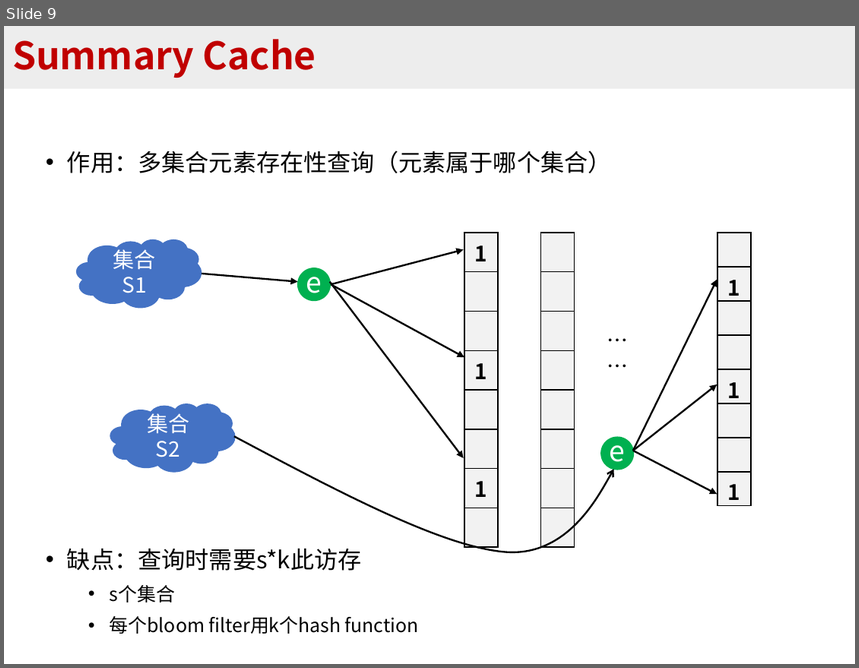
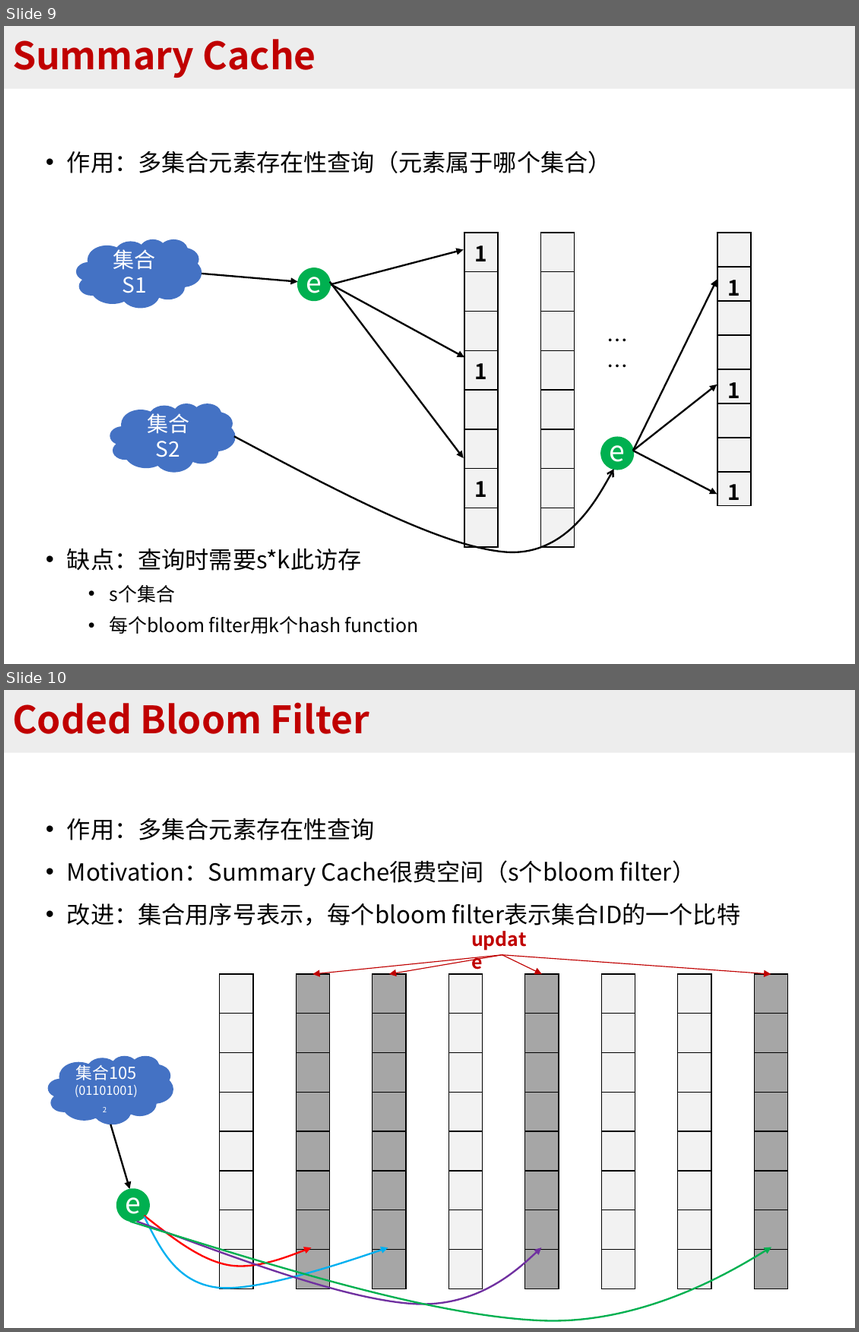
Before and after one commit to BlockLiu/Algorithms-for-Per-flow-Measurement, a slide deck: 常见sketch算法.pptx. Shown one above the other, each under a label of ours: slide 9 before the commit, slides 9 and 10 after it. The pictures are 859x668 and 859x1332 pixels, drawn with LibreOffice and Linux fonts; fonts in the diff are those of the drawing. Boxes give left, top, right and bottom in pixels: in the first picture for what was removed or moved away, otherwise in the second. Text is boxed around its words. In the diff, an @@ line names an element or a change of style, - is before the commit and + after.

Commit message:
update coded bloom filter

```diff
--- a/常见sketch算法.pptx
+++ b/常见sketch算法.pptx
@@ slide 10 added at bbox=[4, 690, 855, 1328], background #FFFFFF @@
@@ title added at bbox=[4, 690, 855, 753], fill #EDEDED, 32 pt, text #C00000, bold @@
+Coded Bloom Filter
@@ text added at bbox=[67, 818, 740, 926], 20 pt, text #000000 @@
+• 作用：多集合元素存在性查询
+• Motivation：Summary Cache很费空间（s个bloom filter）
+• 改进：集合用序号表示，每个bloom filter表示集合ID的一个比特
@@ text added at bbox=[463, 923, 541, 954], 16 pt, text #C00000, bold @@
+update
@@ arrow added from (502, 954) to (313, 974), #C00000 0.75 pt @@
@@ arrow added from (502, 954) to (389, 974), #C00000 0.75 pt @@
@@ arrow added from (502, 954) to (542, 974), #C00000 0.75 pt @@
@@ arrow added from (502, 954) to (771, 974), #C00000 0.75 pt @@
@@ table added at bbox=[219, 974, 253, 1248], 8 rows, 1 columns @@
+
+
+
+
+
+
+
+
@@ table added at bbox=[296, 974, 329, 1248], 8 rows, 1 columns @@
+
+
+
+
+
+
+
+
@@ table added at bbox=[373, 974, 406, 1248], 8 rows, 1 columns @@
+
+
+
+
+
+
+
+
@@ table added at bbox=[449, 974, 482, 1248], 8 rows, 1 columns @@
+
+
+
+
+
+
+
+
@@ table added at bbox=[525, 974, 558, 1248], 8 rows, 1 columns @@
+
+
+
+
+
+
+
+
@@ table added at bbox=[601, 974, 635, 1248], 8 rows, 1 columns @@
+
+
+
+
+
+
+
+
@@ table added at bbox=[678, 974, 712, 1248], 8 rows, 1 columns @@
+
+
+
+
+
+
+
+
@@ table added at bbox=[755, 974, 788, 1248], 8 rows, 1 columns @@
+
+
+
+
+
+
+
+
@@ cloud added at bbox=[48, 1056, 173, 1125], fill #4472C4, 10.5 pt, text #FFFFFF @@
+集合105
+(01101001)2
@@ arrow added from (110, 1125) to (130, 1189), #000000 1.5 pt @@
@@ ellipse added at bbox=[116, 1189, 150, 1222], fill #00B050 @@
@@ text added at bbox=[125, 1185, 141, 1221], 24 pt, text #FFFFFF @@
+e
@@ freeform shape added at bbox=[130, 1222, 772, 1322], outline #00B050 1.5 pt @@
@@ freeform shape added at bbox=[137, 1222, 541, 1305], outline #7030A0 1.5 pt @@
@@ freeform shape added at bbox=[145, 1216, 311, 1266], outline #FF0000 1.5 pt @@
@@ freeform shape added at bbox=[145, 1217, 388, 1288], outline #00B0F0 1.5 pt @@
```
Also in this commit, not shown: 2 other files.
